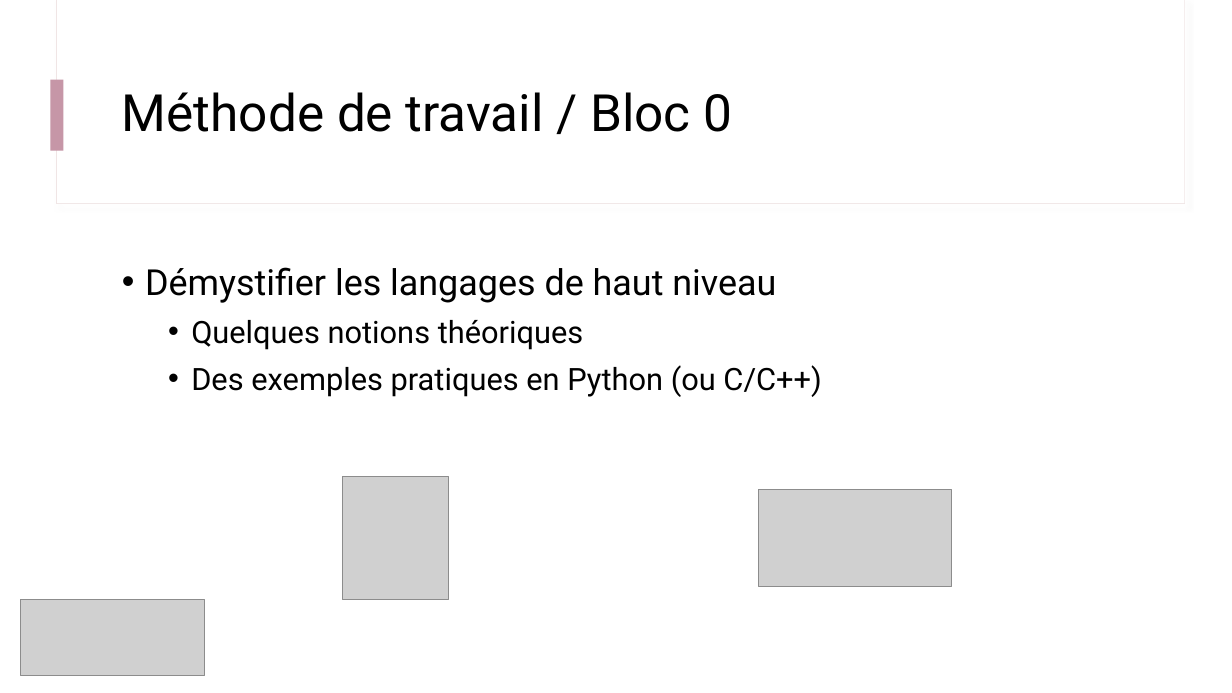
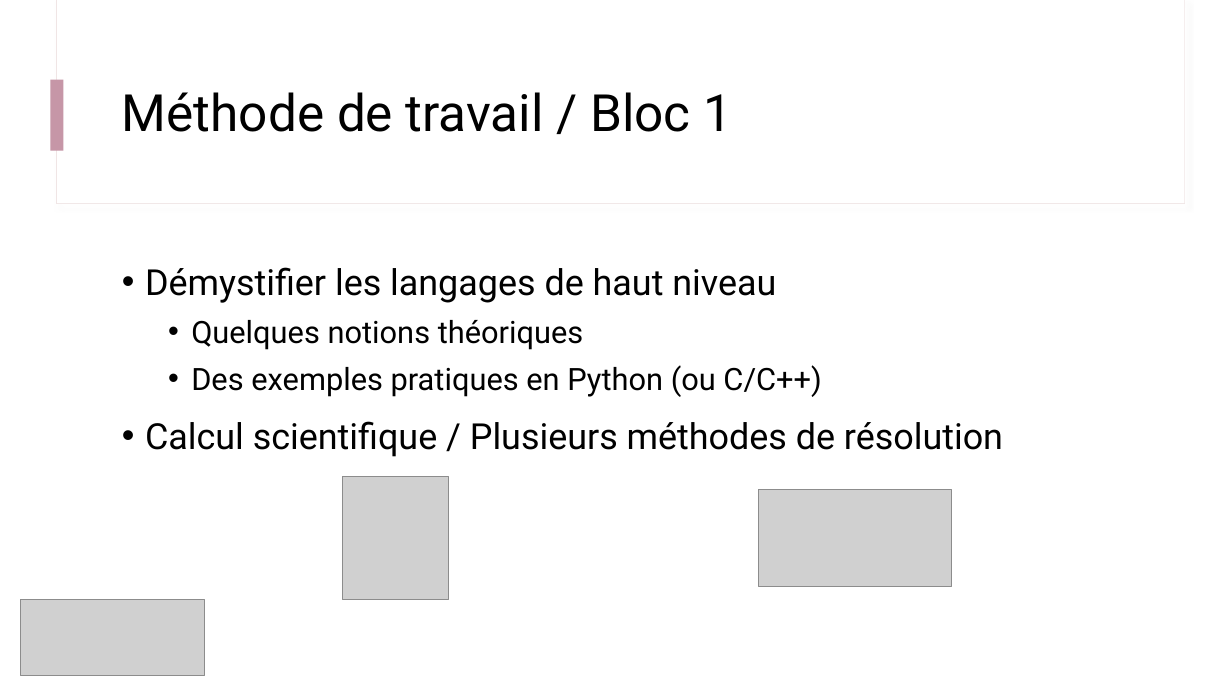
Before and after one commit to IOGS-Digital-Methods/semester-5, a slide deck: slide 21 of s5_outils_numeriques/b1_outils_numeriques/seance1_demistifier_python/B1_0_Outils_Methodes.pptx (slide 13 before the commit). Drawn at 1232x693 pixels with LibreOffice and Linux fonts; fonts in the diff are those of the drawing; grey boxes stand for pictures. Boxes give left, top, right and bottom in pixels: in the first picture for what was removed or moved away, otherwise in the second. Text is boxed around its words. In the diff, an @@ line names an element or a change of style, - is before the commit and + after.

Commit message:
Update Bloc 1

```diff
--- a/s5_outils_numeriques/b1_outils_numeriques/seance1_demistifier_python/B1_0_Outils_Methodes.pptx
+++ b/s5_outils_numeriques/b1_outils_numeriques/seance1_demistifier_python/B1_0_Outils_Methodes.pptx
@@ title at (122, 92, 732, 132): text changed @@
-Méthode de travail / Bloc 0
+Méthode de travail / Bloc 1
@@ text at (145, 421, 1003, 457): paragraph added @@
+• Calcul scientifique / Plusieurs méthodes de résolution
```
Also in this commit, not shown: 5 other slides changed, 9 slides added, 1 slide removed, 10 other files.
